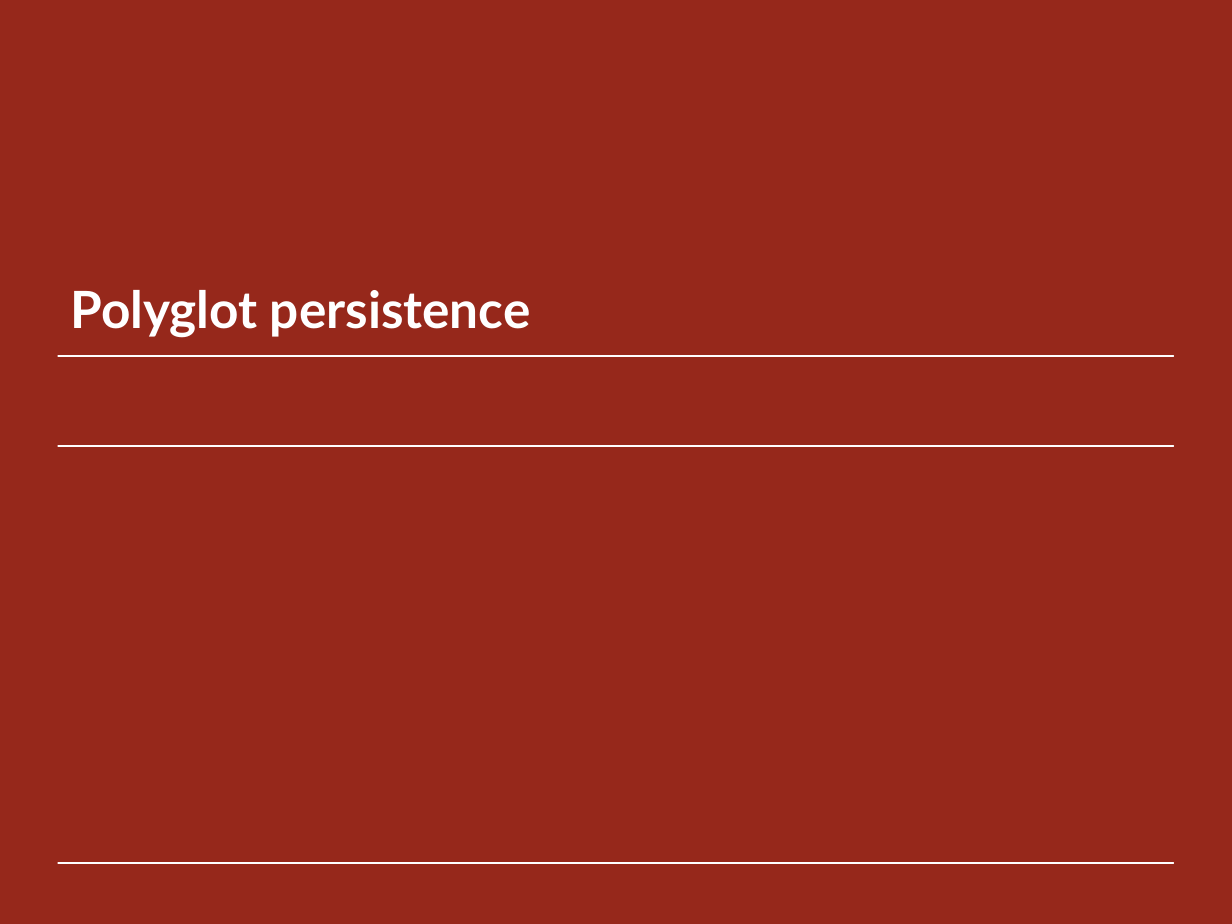
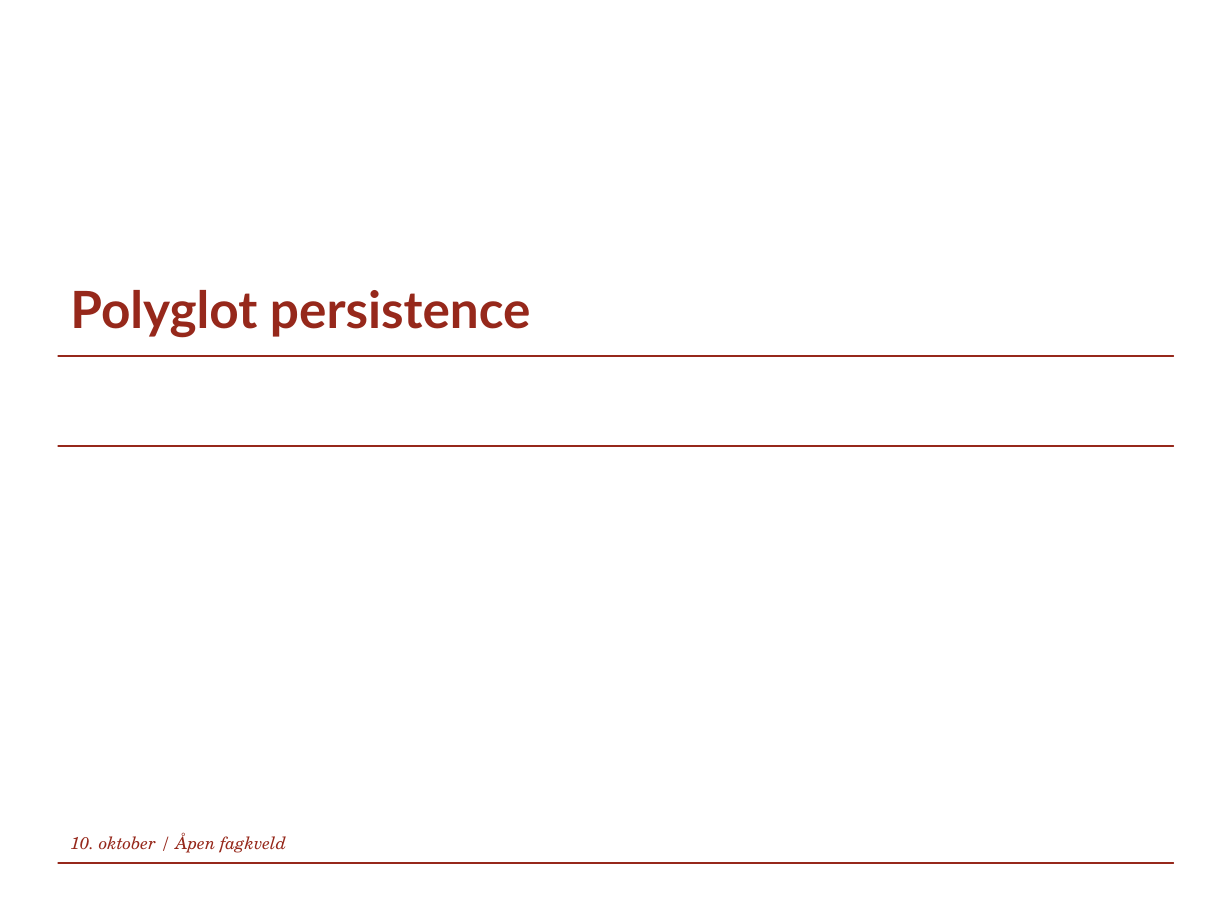
Before and after one commit to mariusin79/FagkveldOktober, a slide deck: slide 1 of Slides/Polyglot persistence.pptx. Drawn at 1232x924 pixels with LibreOffice and Linux fonts; fonts in the diff are those of the drawing; background and template pictures are left out. Boxes give left, top, right and bottom in pixels: in the first picture for what was removed or moved away, otherwise in the second. Text is boxed around its words. In the diff, an @@ line names an element or a change of style, - is before the commit and + after.

```diff
--- a/Slides/Polyglot persistence.pptx
+++ b/Slides/Polyglot persistence.pptx
@@ background #96281B to #FFFFFF @@
@@ title "Polyglot persistence" at box(70, 290, 531, 338): text colour #FFFFFF to #96281B @@
@@ line (58, 356) - (1173, 356): stroke #FFFFFF 1 pt to #96281B 1 pt @@
@@ line (58, 446) - (1173, 446): stroke #FFFFFF 1 pt to #96281B 1 pt @@
@@ text added at box(70, 832, 286, 853), 10 pt, text #96281B, italic @@
+10. oktober / Åpen fagkveld
@@ line (58, 864) - (1173, 864): stroke #FFFFFF 1 pt to #96281B 1 pt @@
```
Also in this commit, not shown: 24 other slides changed, 2 slides added.
